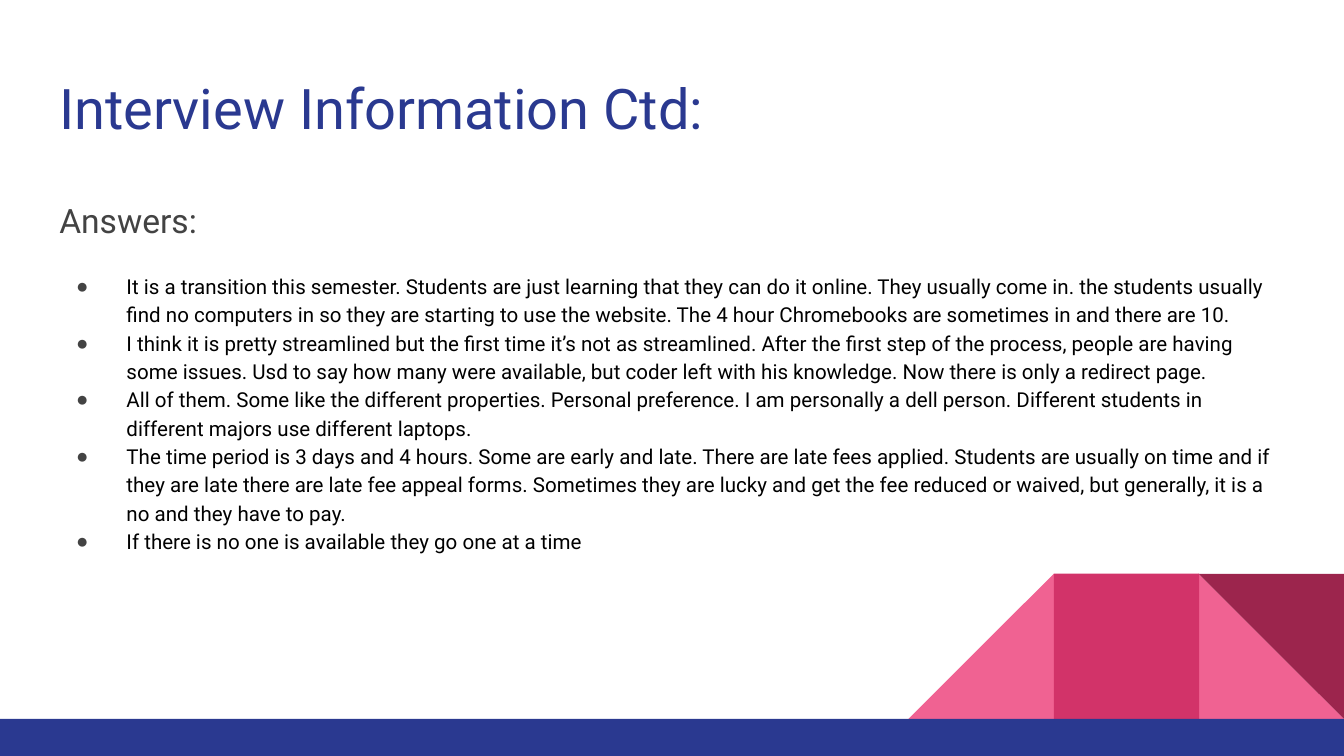
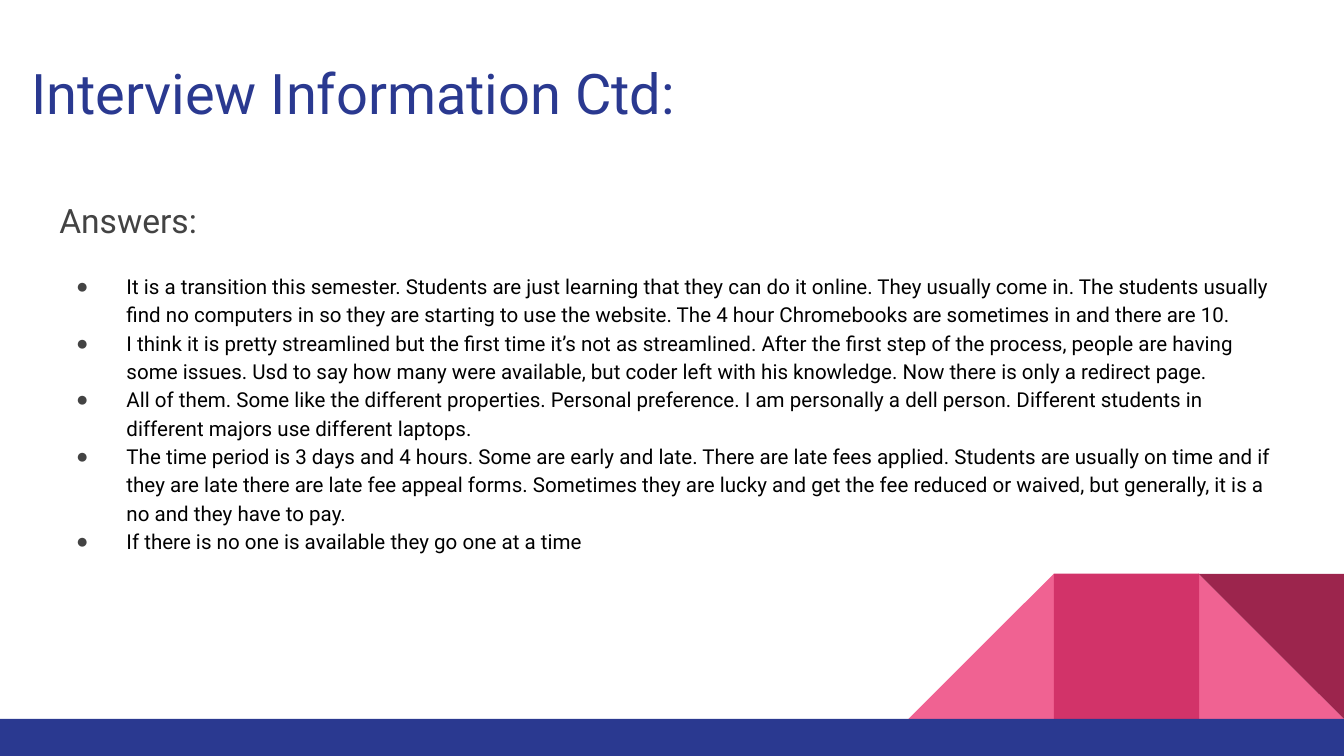
Before and after one commit to N-Roomi/A.O.K.-Laptop-Loan-System-Overhaul, a slide deck: slide 13 of Deliverable 2/A.O.K Laptop System Overhaul Deliverable 2.pptx. Drawn at 1344x756 pixels with LibreOffice and Linux fonts; fonts in the diff are those of the drawing. Boxes give left, top, right and bottom in pixels: in the first picture for what was removed or moved away, otherwise in the second. Text is boxed around its words. In the diff, an @@ line names an element or a change of style, - is before the commit and + after.

```diff
--- a/Deliverable 2/A.O.K Laptop System Overhaul Deliverable 2.pptx
+++ b/Deliverable 2/A.O.K Laptop System Overhaul Deliverable 2.pptx
@@ title "Interview Information Ctd:" moved from (x1=59, y1=86, x2=703, y2=130) to (x1=31, y1=71, x2=675, y2=115) @@
@@ text at (x1=126, y1=278, x2=1268, y2=327): text changed @@
-● It is a transition this semester. Students are just learning that they can do it online. They usually come in. the students usually find no computers in so they are starting to use the website. The 4 hour Chromebooks are sometimes in and there are 10.
+● It is a transition this semester. Students are just learning that they can do it online. They usually come in. The students usually find no computers in so they are starting to use the website. The 4 hour Chromebooks are sometimes in and there are 10.
```
Also in this commit, not shown: 8 other slides changed, 2 slides added, 1 slide removed, 1 other file.
